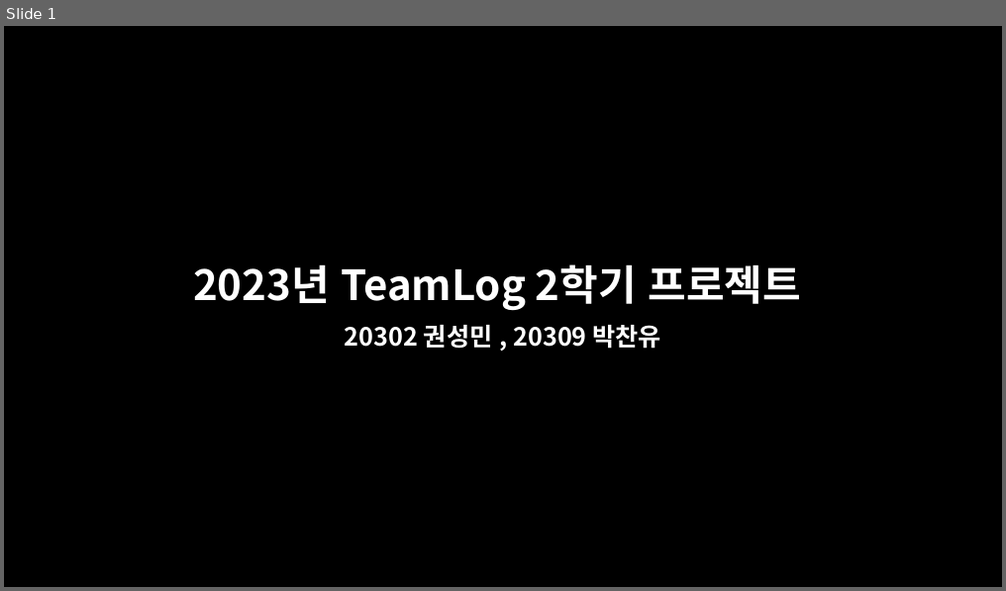
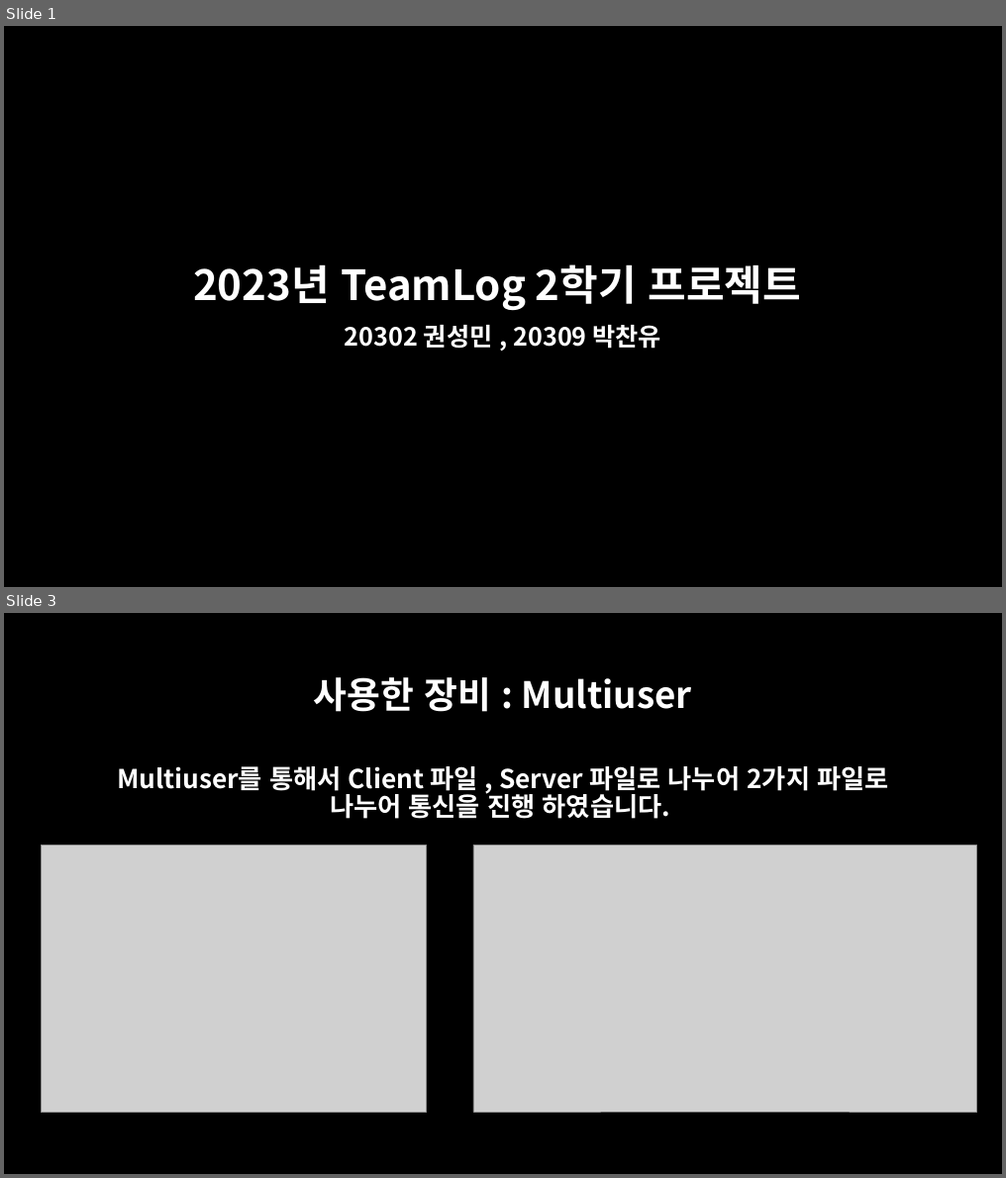
Before and after one commit to oceanwater1234/Network-Hacking, a slide deck: 2023년 TeamLog 2학기 프로젝트.pptx. Shown one above the other, each under a label of ours: slide 1 before the commit, slides 1 and 3 after it; the slides between them are not shown. The pictures are 1006x591 and 1006x1178 pixels, drawn with LibreOffice and Linux fonts; fonts in the diff are those of the drawing; grey boxes stand for pictures. Boxes give left, top, right and bottom in pixels: in the first picture for what was removed or moved away, otherwise in the second. Text is boxed around its words. In the diff, an @@ line names an element or a change of style, - is before the commit and + after.

```diff
--- a/2023년 TeamLog 2학기 프로젝트.pptx
+++ b/2023년 TeamLog 2학기 프로젝트.pptx
@@ slide 3 added at (4,613,1002,1174), background #000000 @@
@@ title added at (314,677,692,712), 35 pt, text #FFFFFF, bold @@
+사용한 장비 : Multiuser
@@ text added at (117,766,888,819), 25 pt, text #FFFFFF, bold @@
+Multiuser를 통해서 Client 파일 , Server 파일로 나누어 2가지 파일로 나누어 통신을 진행 하였습니다.
@@ picture added at (42,845,426,1113) @@
@@ picture added at (473,845,976,1112) @@
```
Also in this commit, not shown: 2 slides changed, 12 other slides added, 2 other files.
